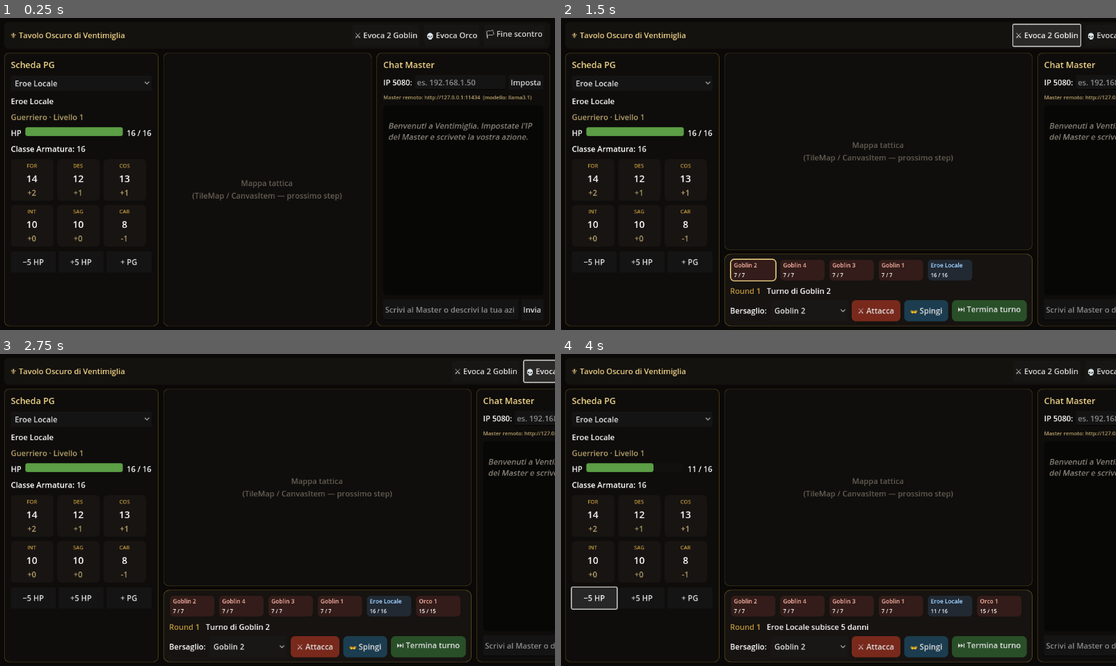
Above: before the commit, frames 1-4 (two rows, left to right).
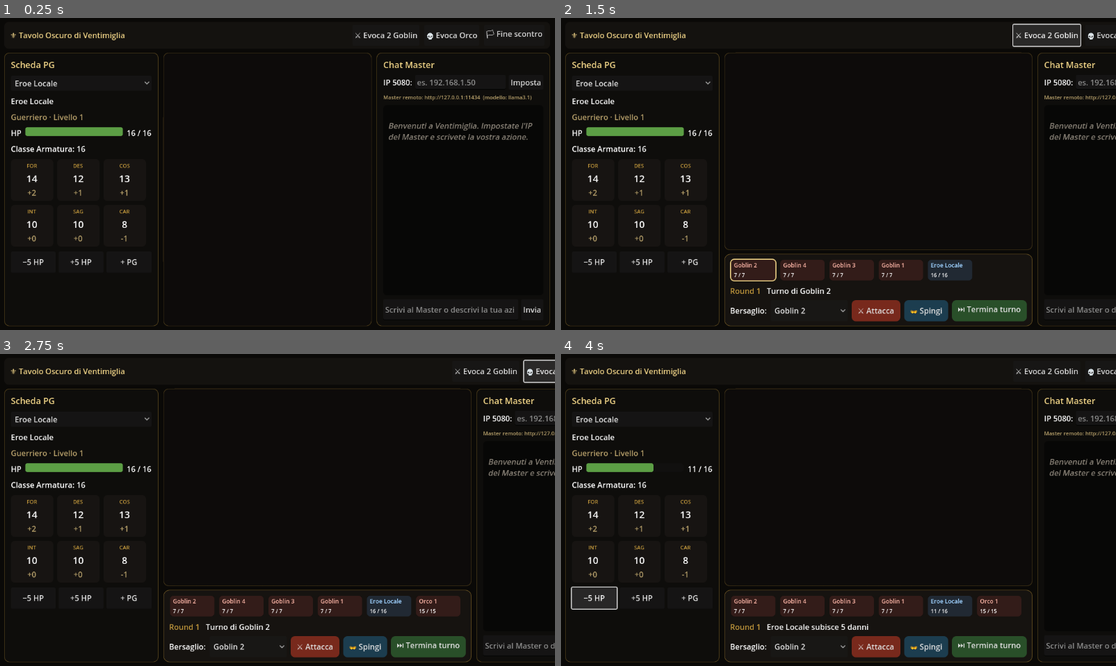
Above: after the commit, the same moments.

Repository: fanaragabriele2-coder/vtt-ventimiglia
Game: Godot game, scene res://main.tscn
The game is run twice, just before and just after one commit, with the same random seed, the same clock (stepped at 60 frames per second) and the same inputs.
Inputs:
- Up to frame 1 (0.25 s): no input
- Up to frame 2 (1.5 s): click "⚔ Evoca 2 Goblin" at 0.5 s; click "⚔ Evoca 2 Goblin" at 1.25 s
- Up to frame 3 (2.75 s): click "💀 Evoca Orco" at 2 s
- Up to frame 4 (4 s): click "Eroe Locale" at 2.75 s; click "−5 HP" at 3.5 s

The runs differ from the first frame. In frame 1, 0.3% of the frame differs, in the area x 34-62%, y 51-59%; in frame 2, 0.3%; in frame 3, 0.3%; in frame 4, 0.3%.

Commit message:
Migrazione Godot 4: mappa tattica (griglia, nebbia, token, click-to-move)
Aggiunge scripts/ui/tactical_map.gd, un Control con disegno custom
(_draw) che porta il canvas della griglia (Mod. 07), i token (Mod. 08),
la nebbia di guerra e il movimento col click dell'arena BG3 (Mod. 40):

- griglia a scacchiera con linee, dimensione cella adattiva al pannello;
- un token per ogni combattente letto da CombatManager (PG a sinistra,
  nemici a destra a distanza tattica), con anello di turno dorato e
  anello di selezione;
- nebbia di guerra: overlay scuro sulle celle non rivelate; muovere un
  PG rivela le celle attorno (raggio Chebyshev);
- click-to-move: click su token = selezione, click su cella vuota =
  spostamento del token selezionato; emette token_moved per il futuro
  sync di rete;
- i nemici uccisi SPARISCONO dalla mappa (signal combatant_defeated),
  stesso comportamento del fix del monolite.

Sostituisce il placeholder al centro in vtt_main.gd. _gui_input usa il
cast esplicito a InputEventMouseButton (tipizzazione severa). Tutti gli
11 .gd passano i controlli strutturali.

Co-Authored-By: Claude Fable 5 <noreply@anthropic.com>
Claude-Session: https://claude.ai/code/session_01EitiiDafKKu7YfdrUthcuc

Diff:
--- /dev/null
+++ b/godot/scripts/ui/tactical_map.gd
@@ -0,0 +1,261 @@
+class_name TacticalMap
+extends Control
+## Mappa tattica (colonna centrale) — porting del canvas della griglia (Modulo 07), dei token
+## (Modulo 08), della nebbia di guerra e del movimento col click (arena BG3, Modulo 40).
+##
+## Disegno custom via _draw() (CanvasItem): sul client leggero della Split-Rig e' il modo piu' fluido
+## di rendere griglia + nebbia + token senza scene pesanti. I token leggono lo stato da CombatManager
+## e reagiscono ai suoi signal: i nemici compaiono quando il Master li evoca e SPARISCONO quando
+## vengono uccisi (stesso comportamento del fix "i nemici uccisi devono sparire dalla mappa").
+##
+## Interazione: click su un token = lo seleziona; click su una cella vuota = ci sposta il token
+## selezionato (click-to-move). Muovere un PG rivela la nebbia attorno a lui.
+
+signal token_moved(token_id: String, cell: Vector2i)   # per il futuro sync di rete
+
+const GRID_COLS: int = 26
+const GRID_ROWS: int = 18
+const FOG_REVEAL_RADIUS: int = 4       # celle rivelate attorno a ogni PG (Chebyshev)
+const PARTY_ANCHOR: Vector2i = Vector2i(6, 9)
+const ENEMY_ANCHOR: Vector2i = Vector2i(19, 9)
+
+# Colori (palette scura del monolite).
+const COL_GRID: Color = Color(0.78, 0.61, 0.24, 0.12)
+const COL_CELL_A: Color = Color(0.075, 0.07, 0.06)
+const COL_CELL_B: Color = Color(0.09, 0.082, 0.07)
+const COL_FOG: Color = Color(0.02, 0.018, 0.015, 0.92)
+const COL_PC: Color = Color(0.36, 0.55, 0.7)
+const COL_PC_RING: Color = Color(0.75, 0.89, 0.94)
+const COL_NPC: Color = Color(0.56, 0.11, 0.09)
+const COL_NPC_RING: Color = Color(0.94, 0.54, 0.5)
+const COL_TURN_RING: Color = Color(0.94, 0.83, 0.53)
+const COL_SELECT: Color = Color(0.36, 0.72, 0.78)
+
+# Token: id -> { name, cell:Vector2i, kind, combatant_id }.
+var _tokens: Dictionary = {}
+var _revealed: Dictionary = {}         # "x,y" -> true
+var _selected_id: String = ""
+var _current_combatant_id: String = ""
+
+var _cell_size: float = 32.0
+var _origin: Vector2 = Vector2.ZERO
+
+
+func _ready() -> void:
+	size_flags_horizontal = Control.SIZE_EXPAND_FILL
+	size_flags_vertical = Control.SIZE_EXPAND_FILL
+	_apply_dark_style_border()
+	CombatManager.combat_started.connect(_on_combat_started)
+	CombatManager.combatant_added.connect(_on_combatant_added)
+	CombatManager.combatant_defeated.connect(_on_combatant_defeated)
+	CombatManager.turn_changed.connect(_on_turn_changed)
+	CombatManager.combat_ended.connect(_on_combat_ended)
+	resized.connect(queue_redraw)
+
+
+func _apply_dark_style_border() -> void:
+	# Un bordo dorato tenue attorno alla mappa (coerente con gli altri pannelli).
+	var panel := StyleBoxFlat.new()
+	panel.bg_color = Color(0.05, 0.045, 0.04)
+	panel.border_color = Color(0.78, 0.61, 0.24, 0.25)
+	panel.set_border_width_all(1)
+	panel.set_corner_radius_all(10)
+	# Lo applichiamo tramite un nodo Panel di sfondo (il Control disegna sopra).
+	var bg := Panel.new()
+	bg.set_anchors_preset(Control.PRESET_FULL_RECT)
+	bg.mouse_filter = Control.MOUSE_FILTER_IGNORE
+	bg.add_theme_stylebox_override("panel", panel)
+	add_child(bg)
+	move_child(bg, 0)
+
+
+# --- Geometria: cella <-> pixel ---
+
+func _recompute_geometry() -> void:
+	_cell_size = minf(size.x / float(GRID_COLS), size.y / float(GRID_ROWS))
+	var grid_w: float = _cell_size * GRID_COLS
+	var grid_h: float = _cell_size * GRID_ROWS
+	_origin = Vector2((size.x - grid_w) * 0.5, (size.y - grid_h) * 0.5)
+
+
+func _cell_to_pixel_center(cell: Vector2i) -> Vector2:
+	return _origin + Vector2((cell.x + 0.5) * _cell_size, (cell.y + 0.5) * _cell_size)
+
+
+func _pixel_to_cell(pos: Vector2) -> Vector2i:
+	return Vector2i(int((pos.x - _origin.x) / _cell_size), int((pos.y - _origin.y) / _cell_size))
+
+
+func _in_bounds(cell: Vector2i) -> bool:
+	return cell.x >= 0 and cell.x < GRID_COLS and cell.y >= 0 and cell.y < GRID_ROWS
+
+
+# --- Disegno ---
+
+func _draw() -> void:
+	_recompute_geometry()
+	# 1) Terreno a scacchiera + griglia.
+	for y: int in range(GRID_ROWS):
+		for x: int in range(GRID_COLS):
+			var rect := Rect2(_origin + Vector2(x * _cell_size, y * _cell_size), Vector2(_cell_size, _cell_size))
+			draw_rect(rect, COL_CELL_A if (x + y) % 2 == 0 else COL_CELL_B, true)
+	for x: int in range(GRID_COLS + 1):
+		var px: float = _origin.x + x * _cell_size
+		draw_line(Vector2(px, _origin.y), Vector2(px, _origin.y + GRID_ROWS * _cell_size), COL_GRID, 1.0)
+	for y: int in range(GRID_ROWS + 1):
+		var py: float = _origin.y + y * _cell_size
+		draw_line(Vector2(_origin.x, py), Vector2(_origin.x + GRID_COLS * _cell_size, py), COL_GRID, 1.0)
+
+	# 2) Token (sotto la nebbia: i nemici in celle non rivelate resteranno nascosti dall'overlay).
+	for id: String in _tokens.keys():
+		_draw_token(_tokens[id])
+
+	# 3) Nebbia di guerra: overlay scuro sulle celle non ancora rivelate.
+	for y: int in range(GRID_ROWS):
+		for x: int in range(GRID_COLS):
+			if not _revealed.has("%d,%d" % [x, y]):
+				var rect := Rect2(_origin + Vector2(x * _cell_size, y * _cell_size), Vector2(_cell_size, _cell_size))
+				draw_rect(rect, COL_FOG, true)
+
+
+func _draw_token(token: Dictionary) -> void:
+	var cell: Vector2i = token["cell"]
+	var center: Vector2 = _cell_to_pixel_center(cell)
+	var radius: float = _cell_size * 0.36
+	var is_pc: bool = token["kind"] == "pc"
+	# Anello di selezione / turno.
+	if token["id"] == _selected_id:
+		draw_arc(center, radius + 4.0, 0, TAU, 32, COL_SELECT, 3.0)
+	if not _current_combatant_id.is_empty() and token.get("combatant_id", "") == _current_combatant_id:
+		draw_arc(center, radius + 7.0, 0, TAU, 32, COL_TURN_RING, 2.5)
+	# Corpo + bordo.
+	draw_circle(center, radius, COL_PC if is_pc else COL_NPC)
+	draw_arc(center, radius, 0, TAU, 32, COL_PC_RING if is_pc else COL_NPC_RING, 2.0)
+	# Nome sotto il token.
+	var font: Font = ThemeDB.fallback_font
+	var fsize: int = maxi(10, int(_cell_size * 0.32))
+	draw_string(font, Vector2(center.x - _cell_size * 0.5, center.y + radius + fsize),
+		String(token["name"]), HORIZONTAL_ALIGNMENT_CENTER, _cell_size, fsize, Color(0.85, 0.8, 0.7))
+
+
+# --- Input: seleziona / muovi (click-to-move BG3) ---
+
+func _gui_input(event: InputEvent) -> void:
+	var mb := event as InputEventMouseButton
+	if mb == null or not mb.pressed or mb.button_index != MOUSE_BUTTON_LEFT:
+		return
+	_recompute_geometry()
+	var cell: Vector2i = _pixel_to_cell(mb.position)
+	if not _in_bounds(cell):
+		return
+	var token_here: String = _token_id_at(cell)
+	if token_here != "":
+		_selected_id = token_here                 # click su token: selezione
+		queue_redraw()
+		return
+	if _selected_id != "" and _tokens.has(_selected_id):   # click su cella vuota: sposta il selezionato
+		var t: Dictionary = _tokens[_selected_id]
+		t["cell"] = cell
+		if t["kind"] == "pc":
+			_reveal_around(cell, FOG_REVEAL_RADIUS)
+		token_moved.emit(_selected_id, cell)
+		queue_redraw()
+
+
+func _token_id_at(cell: Vector2i) -> String:
+	for id: String in _tokens.keys():
+		if _tokens[id]["cell"] == cell:
+			return id
+	return ""
+
+
+# --- Nebbia di guerra ---
+
+func _reveal_around(cell: Vector2i, radius: int) -> void:
+	for dy: int in range(-radius, radius + 1):
+		for dx: int in range(-radius, radius + 1):
+			var c := Vector2i(cell.x + dx, cell.y + dy)
+			if _in_bounds(c):
+				_revealed["%d,%d" % [c.x, c.y]] = true
+
+
+# --- Sincronizzazione dei token dallo stato di combattimento ---
+
+func _on_combat_started() -> void:
+	_rebuild_tokens()
+	queue_redraw()
+
+
+func _on_combat_ended() -> void:
+	# La scena resta visibile ma senza evidenziazione di turno.
+	_current_combatant_id = ""
+	queue_redraw()
+
+
+func _on_combatant_added(_combatant: Dictionary) -> void:
+	_rebuild_tokens()
+	queue_redraw()
+
+
+## Un nemico ucciso sparisce dalla griglia (rimuove il suo token) — come il fix del monolite.
+func _on_combatant_defeated(combatant_id: String) -> void:
+	for id: String in _tokens.keys():
+		if _tokens[id].get("combatant_id", "") == combatant_id and _tokens[id]["kind"] == "npc":
+			_tokens.erase(id)
+			break
+	if _selected_id != "" and not _tokens.has(_selected_id):
+		_selected_id = ""
+	queue_redraw()
+
+
+func _on_turn_changed(combatant_id: String, _round: int) -> void:
+	_current_combatant_id = combatant_id
+	queue_redraw()
+
+
+## Crea un token per ogni combattente che non ne ha gia' uno: i PG a sinistra, i nemici a destra
+## (distanza tattica reale, come l'arena del Modulo 40). Preserva le posizioni dei token esistenti.
+func _rebuild_tokens() -> void:
+	var state: Dictionary = CombatManager.get_state()
+	var pc_index: int = 0
+	var npc_index: int = 0
+	var seen: Dictionary = {}
+	for c: Dictionary in state["combatants"]:
+		var cid: String = String(c["id"])
+		var token_id: String = "tok-" + cid
+		seen[token_id] = true
+		if _tokens.has(token_id):
+			# esiste gia': solo avanza gli indici per non ricalpestare le celle di spawn
+			if c["kind"] == "pc": pc_index += 1
+			else: npc_index += 1
+			continue
+		var cell: Vector2i
+		if c["kind"] == "pc":
+			cell = _free_cell_near(PARTY_ANCHOR, pc_index)
+			pc_index += 1
+			_reveal_around(cell, FOG_REVEAL_RADIUS)
+		else:
+			cell = _free_cell_near(ENEMY_ANCHOR, npc_index)
+			npc_index += 1
+		_tokens[token_id] = {
+			"id": token_id, "name": String(c["name"]), "cell": cell,
+			"kind": String(c["kind"]), "combatant_id": cid,
+		}
+	# Rimuove token di combattenti spariti dal tracker (oltre a quelli uccisi).
+	for id: String in _tokens.keys():
+		if not seen.has(id):
+			_tokens.erase(id)
+
+
+func _free_cell_near(anchor: Vector2i, index: int) -> Vector2i:
+	# Dispone i token a spirale attorno all'ancora, evitando celle gia' occupate.
+	var offsets: Array[Vector2i] = [
+		Vector2i(0, 0), Vector2i(0, 1), Vector2i(0, -1), Vector2i(1, 0), Vector2i(-1, 0),
+		Vector2i(0, 2), Vector2i(0, -2), Vector2i(1, 1), Vector2i(-1, 1), Vector2i(1, -1),
+	]
+	var start: int = index % offsets.size()
+	for i: int in range(offsets.size()):
+		var cell: Vector2i = anchor + offsets[(start + i) % offsets.size()]
+		if _in_bounds(cell) and _token_id_at(cell) == "":
+			return cell
+	return anchor
--- a/godot/scripts/ui/vtt_main.gd
+++ b/godot/scripts/ui/vtt_main.gd
@@ -51,9 +51,9 @@
 	center.add_theme_constant_override("separation", 8)
 	columns.add_child(center)
 
-	var map_placeholder := _build_map_placeholder()
-	map_placeholder.size_flags_vertical = Control.SIZE_EXPAND_FILL
-	center.add_child(map_placeholder)
+	var tactical_map := TacticalMap.new()
+	tactical_map.size_flags_vertical = Control.SIZE_EXPAND_FILL
+	center.add_child(tactical_map)
 
 	var combat_hud := CombatHUD.new()
 	center.add_child(combat_hud)
@@ -115,22 +115,3 @@
 	b.custom_minimum_size = Vector2(0, 44)
 	b.pressed.connect(handler)
 	return b
-
-
-func _build_map_placeholder() -> PanelContainer:
-	var panel := PanelContainer.new()
-	var sb := StyleBoxFlat.new()
-	sb.bg_color = Color(0.06, 0.055, 0.05)
-	sb.border_color = Color(0.78, 0.61, 0.24, 0.25)
-	sb.set_border_width_all(1)
-	sb.set_corner_radius_all(10)
-	panel.add_theme_stylebox_override("panel", sb)
-
-	var center := CenterContainer.new()
-	panel.add_child(center)
-	var lbl := Label.new()
-	lbl.text = "Mappa tattica\n(TileMap / CanvasItem — prossimo step)"
-	lbl.horizontal_alignment = HORIZONTAL_ALIGNMENT_CENTER
-	lbl.add_theme_color_override("font_color", Color(0.4, 0.37, 0.32))
-	center.add_child(lbl)
-	return panel
Not shown, changed: godot/README.md
